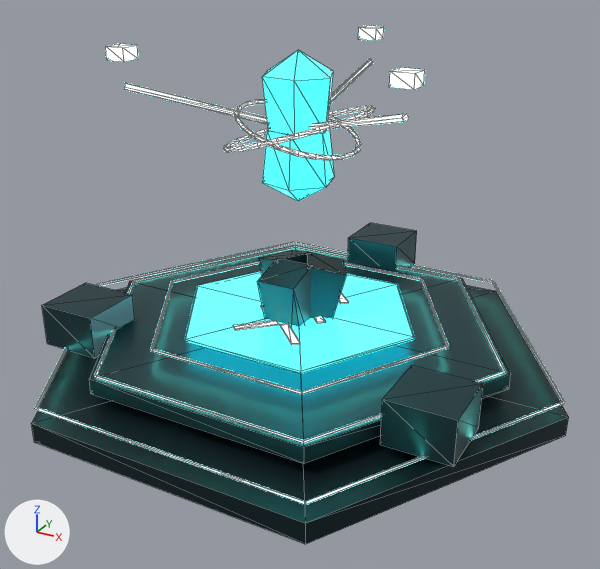
A saved change to the FBX model mines20/boostpads/pad1/HexSpeedPad_Roblox.fbx.
Both versions are drawn from a camera (50 mm lens) standing at (9.43, -17.07, 10.52) and looking at (0.12, -0.14, 2.06). Arrows for +X, +Y and +Z are at lower left; the lights stay in place. The first picture is the older version. Mesh edges are drawn as thin lines.

Script lines for the objects in view, before the commit:
```python
me_boost_pad_002 = bpy.data.meshes.new('Boost Pad.002')
me_boost_pad_002.from_pydata(...)  # 18 vertices, 32 faces; spans x -3.2..3.2, y -2.77..2.77, z -0.04..0.02
me_boost_pad_002.materials.append(mat_boost_pad)  # cyan #50ffff, glowing cyan #28e6ff
me_hex_step_0_002 = bpy.data.meshes.new('Hex Step 0.002')
me_hex_step_0_002.from_pydata(...)  # 60 vertices, 100 faces; spans x -7.0..7.0, y -6.06..6.06, z -2.68..2.68
me_hex_step_0_002.materials.append(mat_dark_plate__diamondplate)  # dark cyan #1e3438
me_hex_step_1_002 = bpy.data.meshes.new('Hex Step 1.002')
me_hex_step_1_002.from_pydata(...)  # 42 vertices, 68 faces; spans x -5.6..5.6, y -4.85..6.2, z -0.27..0.83
me_hex_step_1_002.materials.append(mat_trim_plate__diamondplate)  # dark cyan #2d4e54
# before: 18 (-0.8, 4.6, -0.27), 19 (0.8, 4.6, -0.27), 20 (0.8, 6.2, -0.27) at pixel (414, 263), 21 (-0.8, 6.2, -0.27)
# before: 26 (-5.48, -3.5, -0.27) at pixel (47, 343), 27 (-3.88, -3.5, -0.27) at pixel (94, 358), 28 (-3.88, -1.9, -0.27), 29 (-5.48, -1.9, -0.27)
# before: 34 (3.88, -3.5, -0.27) at pixel (380, 444), 35 (5.48, -3.5, -0.27) at pixel (453, 466), 36 (5.48, -1.9, -0.27) at pixel (478, 427), 37 (3.88, -1.9, -0.27)
me_step_glow_0_002 = bpy.data.meshes.new('Step Glow 0.002')
me_step_glow_0_002.from_pydata(...)  # 372 vertices, 696 faces; spans x -6.89..6.89, y -5.97..5.97, z -0.04..7.39
me_step_glow_0_002.materials.append(mat_accent_neon)  # cyan #78fff0, glowing cyan #78fff0
ob_accentneon = bpy.data.objects.new('AccentNeon', me_step_glow_0_002)
ob_accentneon.location = (0.0, 0.0, 0.51)
ob_boostpad = bpy.data.objects.new('BoostPad', me_boost_pad_002)
ob_boostpad.location = (0.0, 0.0, 1.24)
ob_darkplate = bpy.data.objects.new('DarkPlate', me_hex_step_0_002)
ob_darkplate.location = (0.0, 0.0, 0.0)
ob_trimplate = bpy.data.objects.new('TrimPlate', me_hex_step_1_002)
ob_trimplate.location = (0.0, 0.0, 0.77)
# also in view: 'EnergyGlass' at (0.0, 0.0, 6.0)
```
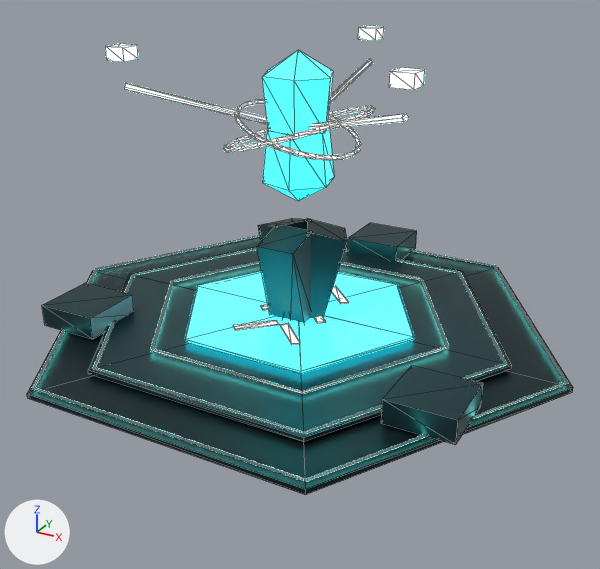
The newer file is also turned or shifted as a whole; pictures and numbers use the older file's frame.

What differs and where, as boxes [x1, y1, x2, y2] in the pictures (600 x 569 px; the box of a moved part takes in the faces that stretch with it):
'DarkPlate', reshaped: before [31, 250, 569, 544]; after [27, 218, 573, 495]
'TrimPlate', reshaped (9% shorter): before [42, 223, 511, 467]; after [42, 223, 512, 445]
'AccentNeon', reshaped: before [35, 26, 565, 505]; after [32, 26, 568, 482]
part 1 of me_hex_step_0_002, moved or reshaped: before [31, 285, 569, 544]; after [27, 237, 573, 495]
part 2 of me_hex_step_0_002, moved or reshaped: before [257, 258, 312, 327]; after [257, 225, 312, 323]
part 3 of me_hex_step_0_002, moved or reshaped: before [304, 252, 347, 318]; after [282, 219, 347, 319]
part 4 of me_hex_step_0_002, moved or reshaped: before [259, 250, 311, 275]; after [258, 218, 311, 320]
part 5 of me_step_glow_0_002, moved or reshaped: before [35, 242, 565, 505]; after [32, 235, 568, 482]
part 6 of me_step_glow_0_002, moved or reshaped: before [94, 246, 506, 443]; after [93, 248, 507, 434]
part 7 of me_hex_step_1_002, moved or reshaped: before [89, 245, 511, 463]; after [88, 247, 512, 442]
part 8 of me_hex_step_1_002, moved or reshaped: before [348, 231, 417, 269]; after [348, 231, 417, 262]
part 9 of me_hex_step_1_002, moved or reshaped: before [42, 295, 135, 358]; after [42, 295, 134, 339]
part 10 of me_hex_step_1_002, moved or reshaped: before [380, 384, 483, 467]; after [381, 384, 483, 445]

The edits, one by one:
me_hex_step_0_002 is used by ob_darkplate; location (0.0, 0.0, 0.0).
me_hex_step_0_002 had 60 vertices, 100 faces and spanned x -7.0..7.0, y -6.06..6.06, z -2.68..2.68.
me_hex_step_0_002 now has 60 vertices, 100 faces and spans x -7.0..7.0, y -6.06..6.06, z -1.78..3.58.
me_hex_step_0_002 part 1: the loose piece of 18 vertices spanning x -7.0..7.0, y -6.06..6.06, z -0.33..0.17 is scaled about its middle by (1, 1, 0.25), then moved by (0.0, 0.0, 0.96).
me_hex_step_0_002 part 2: the loose piece of 8 vertices spanning x -0.5..0.5, y -1.18..1.18, z -2.68..2.68 is moved by (0.0, 0.0, 0.9).
me_hex_step_0_002 part 3: the loose piece of 8 vertices spanning x -1.27..1.27, y -1.02..1.02, z -2.68..2.68 is moved by (0.0, 0.0, 0.9).
me_hex_step_0_002 part 4: the loose piece of 8 vertices spanning x -1.27..1.27, y -1.02..1.02, z -2.68..2.68 is moved by (0.0, 0.0, 0.9).
Other edits to the shape of me_hex_step_0_002 do not show in these pictures.
me_step_glow_0_002 is used by ob_accentneon; location (0.0, 0.0, 0.51).
me_step_glow_0_002 had 372 vertices, 696 faces and spanned x -6.89..6.89, y -5.97..5.97, z -0.04..7.39.
me_step_glow_0_002 now has 372 vertices, 696 faces and spans x -6.89..6.89, y -5.97..5.97, z 0.51..7.39.
me_step_glow_0_002 part 5: the loose piece of 24 vertices spanning x -6.89..6.89, y -5.97..5.97, z -0.04..0.04 is scaled about its middle by (1, 1, 0.25), then moved by (0.0, 0.0, 0.52).
me_step_glow_0_002 part 6: the loose piece of 24 vertices spanning x -5.49..5.49, y -4.75..4.75, z 0.36..0.44 is scaled about its middle by (1, 1, 0.25), then moved by (0.0, 0.0, 0.22).
Other edits to the shape of me_step_glow_0_002 do not show in these pictures.
me_hex_step_1_002 is used by ob_trimplate; location (0.0, 0.0, 0.77).
me_hex_step_1_002 had 42 vertices, 68 faces and spanned x -5.6..5.6, y -4.85..6.2, z -0.27..0.83.
me_hex_step_1_002 now has 42 vertices, 68 faces and spans x -5.6..5.6, y -4.85..6.2, z 0.26..0.83.
me_hex_step_1_002 part 7: the loose piece of 18 vertices spanning x -5.6..5.6, y -4.85..4.85, z -0.27..0.13 is scaled about its middle by (1, 1, 0.25), then moved by (0.0, 0.0, 0.38).
Part 8, on me_hex_step_1_002:
Vertices 18 to 21 of me_hex_step_1_002 move by (0.0, 0.0, 0.53).
Part 9, on me_hex_step_1_002:
Vertices 26 to 29 of me_hex_step_1_002 move by (0.0, 0.0, 0.53).
Part 10, on me_hex_step_1_002:
Vertices 34 to 37 of me_hex_step_1_002 move by (0.0, 0.0, 0.53).
